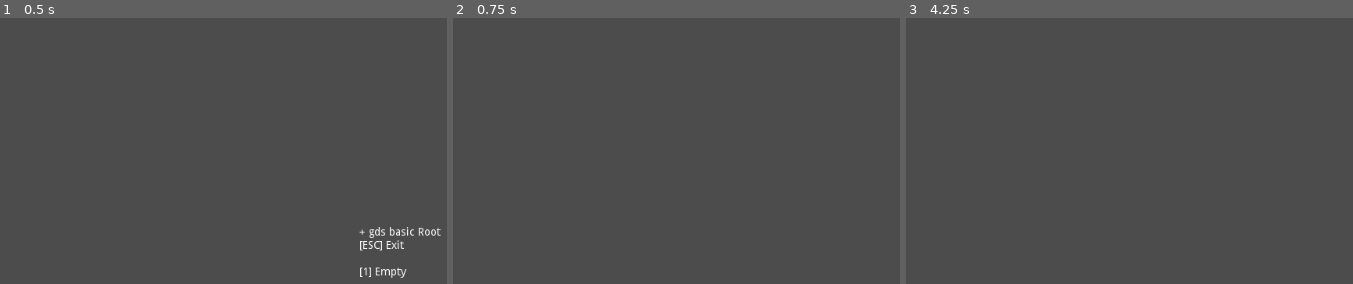
Above: before the commit, frames 1-3 (left to right).
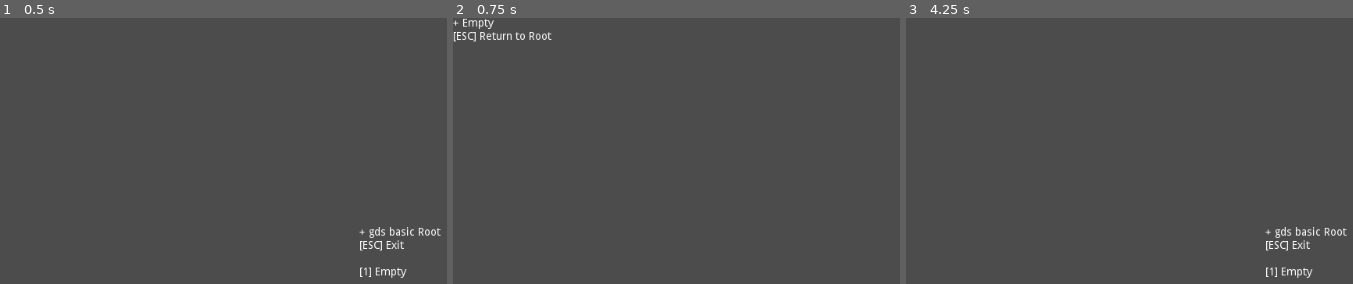
Above: after the commit, the same moments.

Repository: R2Road/godot_playground
Game: Godot game, scene res://gds_basic/gds_basic_RootScene.tscn
Two runs of this game, one before a commit and one after it. Both use one fixed random seed, a clock stepped at 60 frames per second and the inputs below.
Inputs:
- Up to frame 1 (0.5 s): no input
- Up to frame 2 (0.75 s): tap Enter at 0.5 s; tap 1 at 0.6 s
- Up to frame 3 (4.25 s): tap Space at 1.25, 2.75 s; hold A 1.28-2.03 s; tap 1 every 0.75 s from 1.35 to 3.6 s; tap Enter at 2, 3.5 s; hold A from 3.53 s (still down); tap Escape at 4.15 s

Frame 1 is identical in both runs. In frame 2, 0.5% of the frame differs, in the area x 0-23%, y 0-10%; in frame 3, 0.6%, in the area x 80-99%, y 78-98%.

Commit message:
update scene : gds basic - EmptyScene

Diff:
--- /dev/null
+++ b/2d_ground/gds_basic/gds_basic_EmptyScene.gd
@@ -0,0 +1,26 @@
+extends Node2D
+
+
+func _ready():
+	set_process_input( true ) # is not need : default on
+
+	var title_string = \
+		"+ Empty" \
+		+ "\n" \
+		+ "[ESC] Return to Root" \
+		+ ""
+
+	var summury_node = get_node( "Summury" )
+	summury_node.text = title_string
+
+
+func _input(event):
+	if !(event is InputEventKey ):
+		return
+
+	if !event.is_pressed():
+		return
+
+	match event.scancode:
+		KEY_ESCAPE:
+			get_tree().change_scene("res://gds_basic/gds_basic_RootScene.tscn")
--- a/2d_ground/gds_basic/gds_basic_EmptyScene.tscn
+++ b/2d_ground/gds_basic/gds_basic_EmptyScene.tscn
@@ -1,3 +1,13 @@
-[gd_scene format=2]
+[gd_scene load_steps=2 format=2]
 
-[node name="empty_scene" type="Node2D"]
+[ext_resource path="res://gds_basic/gds_basic_EmptyScene.gd" type="Script" id=1]
+
+[node name="gds_basic_EmptyScene" type="Node2D"]
+script = ExtResource( 1 )
+
+[node name="Summury" type="Label" parent="."]
+margin_right = 40.0
+margin_bottom = 14.0
+__meta__ = {
+"_edit_use_anchors_": false
+}
